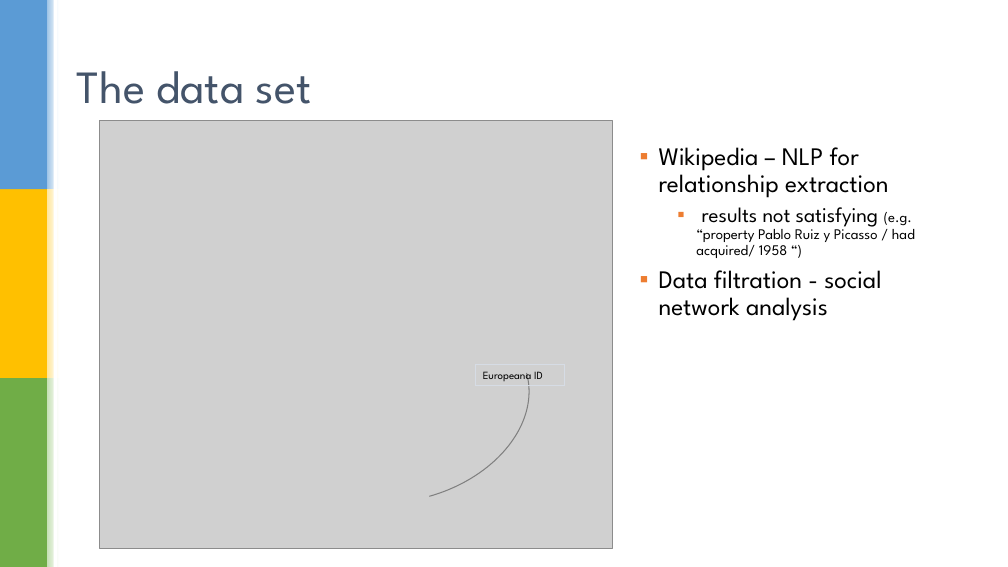
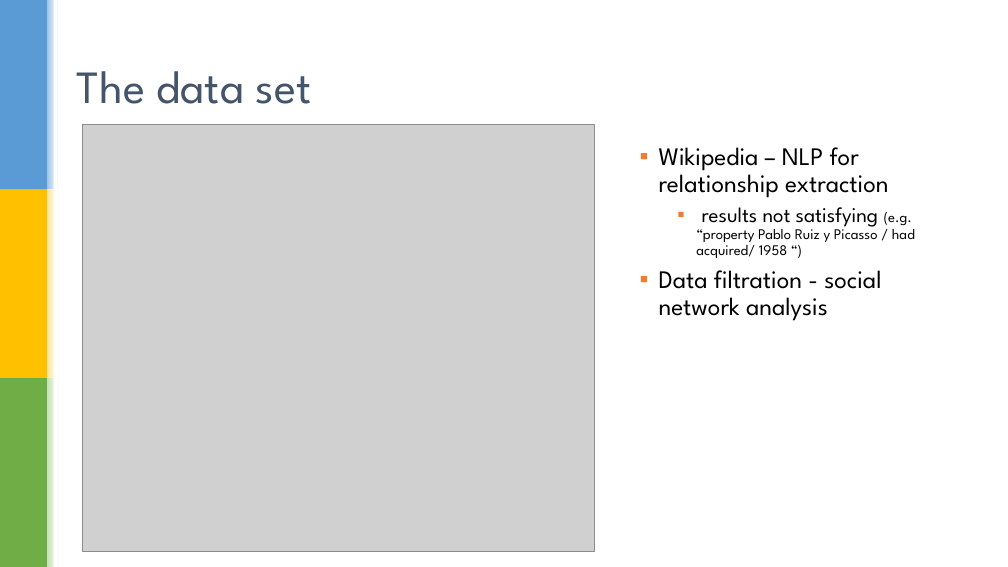
Before and after one commit to oana906/ArtViz, a slide deck: slide 5 of ArtViz2.pptx. Drawn at 1008x567 pixels with LibreOffice and Linux fonts; fonts in the diff are those of the drawing; grey boxes stand for pictures; background and template pictures are left out. Boxes give left, top, right and bottom in pixels: in the first picture for what was removed or moved away, otherwise in the second. Text is boxed around its words. In the diff, an @@ line names an element or a change of style, - is before the commit and + after.

```diff
--- a/ArtViz2.pptx
+++ b/ArtViz2.pptx
@@ picture: place and size @@
-picture at [100, 121, 613, 548]
+picture at [82, 125, 594, 552]
@@ arc (boxed as its full ellipse) removed at [257, 284, 552, 531] @@
@@ rectangle removed at [476, 364, 565, 386] @@
-Europeana ID
```
Also in this commit, not shown: 6 other slides changed, 2 slides added.
